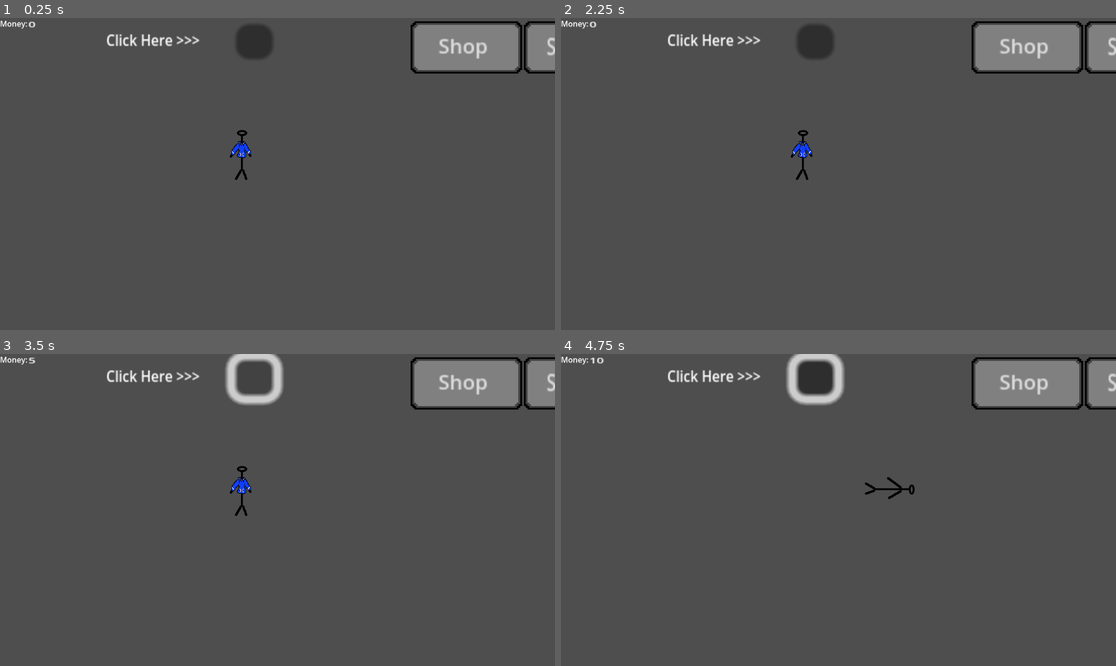
Above: before the commit, frames 1-4 (two rows, left to right).
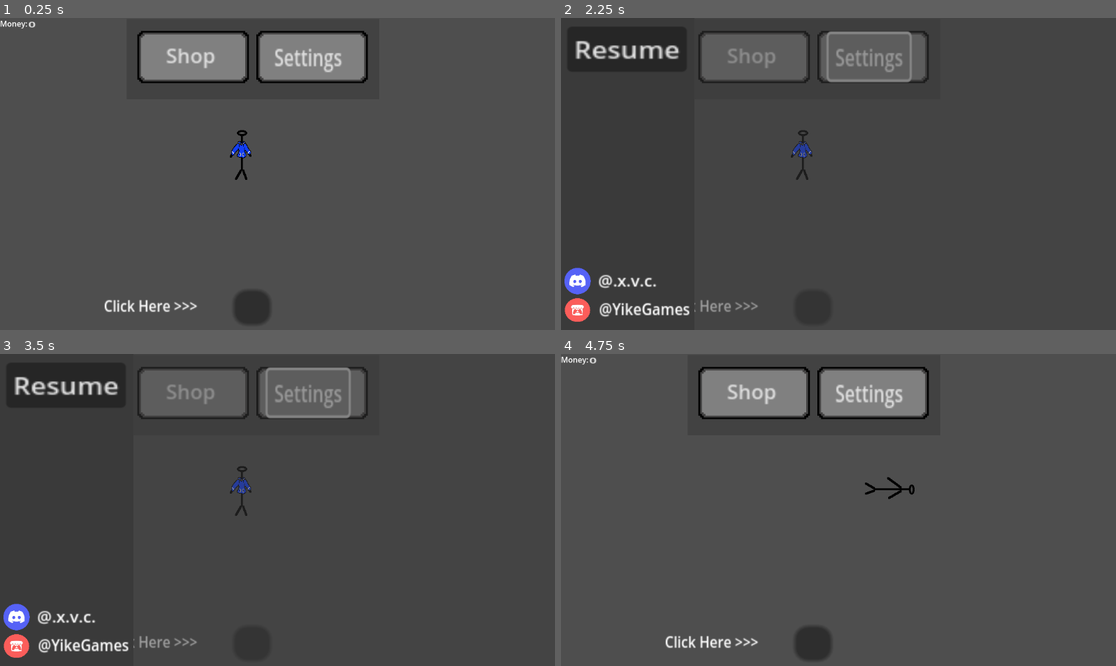
Above: after the commit, the same moments.

Repository: explysm/Games
Game: Godot game, scene res://Scenes/main.tscn
Same seed, same stepped clock (60 frames per second), same inputs: the game is played once before the commit and once after it.
Inputs (mouse positions are in pixels of both pictures, inside the frame that each line leads up to):
- Up to frame 1 (0.25 s): no input
- Up to frame 2 (2.25 s): click "Shop" at 0.5 s; click "Resume" at 1.25 s; click (871, 55) at 2 s, where only the run after the commit has a clickable "Settings"
- Up to frame 3 (3.5 s): click "Click Here >>>" at 2.75 s
- Up to frame 4 (4.75 s): click (627, 385) at 3.5 s, where only the run after the commit has a clickable "Resume"; tap Enter at 4.25 s; move the mouse to (960, 494) at 4.27 s; hold D (move_right) from 4.28 s (still down); click (960, 494) at 4.42 s

The runs differ from the first frame. In frame 1, 11% of the frame differs, in the area x 18-100%, y 1-98%; in frame 2, 11%; in frame 3, 12%, in the area x 0-100%, y 0-98%; in frame 4, 11%.

Commit message:
Moved settings, shop, and money buttons to be more friendly with higher-res displays.
still looks really bad, though lol

- Rotating Stickman -

Diff:
--- a/In_Development/rotating-stickman-v2.0/Scenes/main.tscn
+++ b/In_Development/rotating-stickman-v2.0/Scenes/main.tscn
@@ -37,47 +37,61 @@
 offset_bottom = 40.0
 scale = Vector2(1.2, 1)
 
-[node name="Settings Button" type="Sprite2D" parent="MainScene/Buttons"]
-position = Vector2(1002.5, 61)
+[node name="ColorRect" type="ColorRect" parent="MainScene/Buttons"]
+layout_mode = 1
+anchors_preset = -1
+anchor_left = 18.5042
+anchor_top = -0.075
+anchor_right = 18.5042
+anchor_bottom = -0.075
+offset_left = -521.0
+offset_top = 5.0
+offset_right = -84.5001
+offset_bottom = 172.0
+grow_horizontal = 2
+color = Color(0.176471, 0.176471, 0.176471, 0.34902)
+
+[node name="Settings Button" type="Sprite2D" parent="MainScene/Buttons/ColorRect"]
+position = Vector2(115, 79)
 scale = Vector2(0.518239, 0.603528)
 texture = ExtResource("4_21xkr")
 
-[node name="Shop Button" type="Sprite2D" parent="MainScene/Buttons"]
-position = Vector2(806.667, 61)
+[node name="Shop Button" type="Sprite2D" parent="MainScene/Buttons/ColorRect"]
+position = Vector2(320.833, 79)
 scale = Vector2(0.518239, 0.603528)
 texture = ExtResource("4_21xkr")
 
-[node name="Settings_Btn" type="Button" parent="MainScene/Buttons"]
+[node name="Settings_Btn" type="Button" parent="MainScene/Buttons/ColorRect"]
 layout_mode = 1
 anchors_preset = 1
 anchor_left = 1.0
 anchor_right = 1.0
-offset_left = 894.167
-offset_top = 11.0
-offset_right = 968.167
-offset_bottom = 42.0
+offset_left = -192.333
+offset_top = 32.0
+offset_right = -118.333
+offset_bottom = 63.0
 grow_horizontal = 0
 scale = Vector2(1.89282, 3.00896)
 text = "Settings"
 flat = true
 
-[node name="Shop_Btn" type="Button" parent="MainScene/Buttons"]
+[node name="Shop_Btn" type="Button" parent="MainScene/Buttons/ColorRect"]
 layout_mode = 0
-offset_left = 723.333
-offset_top = 3.0
-offset_right = 794.333
-offset_bottom = 46.0
+offset_left = 34.1666
+offset_top = 21.0
+offset_right = 105.167
+offset_bottom = 64.0
 scale = Vector2(2.20507, 2.53336)
 text = "Shop"
 flat = true
 script = SubResource("GDScript_jjvhh")
 
 [node name="Money_Click" type="Button" parent="MainScene/Buttons"]
-layout_mode = 0
-offset_left = 408.333
-offset_top = 13.0
-offset_right = 416.333
-offset_bottom = 21.0
+layout_mode = 1
+offset_left = 404.167
+offset_top = 565.0
+offset_right = 412.167
+offset_bottom = 573.0
 scale = Vector2(8.01015, 9.07164)
 
 [node name="Click here" type="Label" parent="MainScene/Buttons/Money_Click"]
@@ -116,7 +130,7 @@
 [node name="Settings" parent="." instance=ExtResource("1_bo1nx")]
 visible = false
 
-[connection signal="pressed" from="MainScene/Buttons/Settings_Btn" to="MainScene" method="_on_settings_btn_pressed"]
-[connection signal="pressed" from="MainScene/Buttons/Settings_Btn" to="Settings" method="_on_settings_btn_pressed"]
-[connection signal="pressed" from="MainScene/Buttons/Shop_Btn" to="." method="_on_shop_btn_pressed"]
+[connection signal="pressed" from="MainScene/Buttons/ColorRect/Settings_Btn" to="MainScene" method="_on_settings_btn_pressed"]
+[connection signal="pressed" from="MainScene/Buttons/ColorRect/Settings_Btn" to="Settings" method="_on_settings_btn_pressed"]
+[connection signal="pressed" from="MainScene/Buttons/ColorRect/Shop_Btn" to="." method="_on_shop_btn_pressed"]
 [connection signal="pressed" from="MainScene/Buttons/Money_Click" to="." method="_on_money_click_pressed"]
--- a/In_Development/rotating-stickman-v2.0/project.godot
+++ b/In_Development/rotating-stickman-v2.0/project.godot
@@ -24,7 +24,7 @@
 [display]
 
 window/size/mode=2
-mouse_cursor/custom_image="uid://ine1m4ev0yo7"
+window/stretch/aspect="ignore"
 
 [editor_plugins]
 
